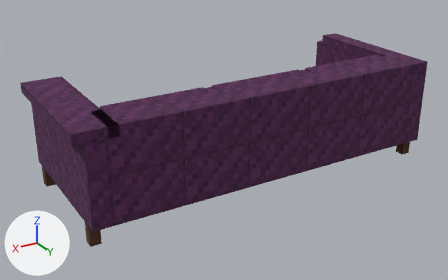
The glTF model art/props-3d/props/blocky/loungeCouchWide_11.glb as it was, and as the next commit left it.
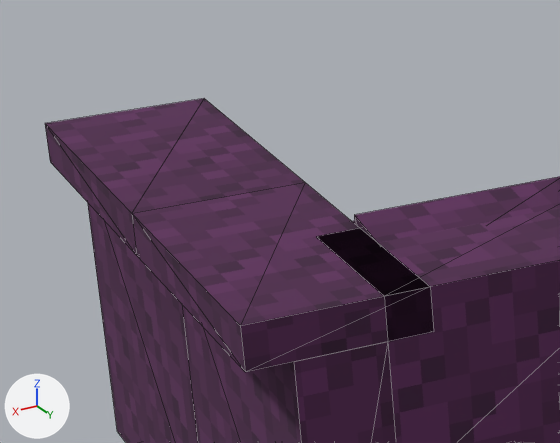
Old and new are each drawn whole from a camera (50 mm lens) standing at (2.03, 3.24, 1.84) and looking at (0.1, 0.02, 0.23) and again close up on the part from 2% to 34% of the width and 18% to 59% of the height. The lights are fixed; the arrows at lower left show +X, +Y and +Z. The first two pictures are the older version. The close-ups show mesh edges as thin lines. Vertices at exactly the same position are counted once.

In view in the first close-up: 'loungeCouchWide_11'.
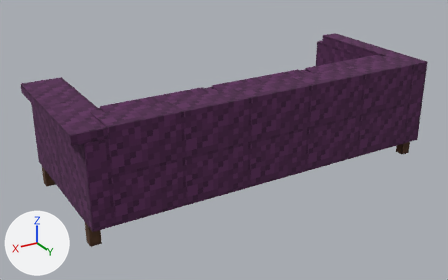
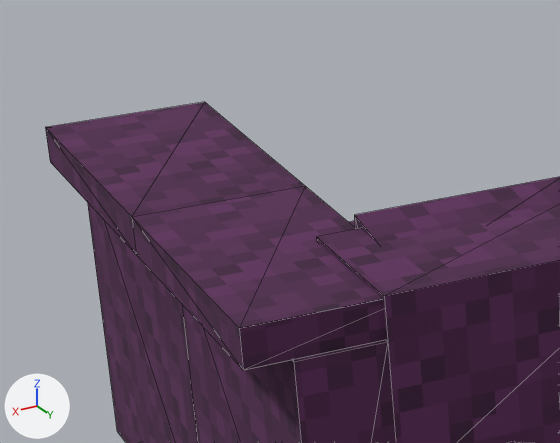
The change in detail:
me_loungecouchwide_11 is used by ob_loungecouchwide_11; location (0.0, 0.0, 0.0).
Verts and faces of me_loungecouchwide_11; kept vertices keep their numbers, new ones are numbered from 242.
Before the commit, vertices of me_loungecouchwide_11: 36 (1.25, 0.03, 0.69) at pixel (131, 213), 37 (1.0, 0.03, 0.69) at pixel (305, 182), 38 (1.25, 0.5, 0.69) at pixel (240, 325), 39 (1.0, 0.5, 0.69) at pixel (430, 286), 42 (1.0, 0.03, 0.62).
Before the commit, vertices of me_loungecouchwide_11: 43 (1.25, 0.03, 0.62) at pixel (136, 255), 44 (1.0, 0.5, 0.62) at pixel (433, 331), 45 (1.25, 0.5, 0.62) at pixel (245, 372).
me_loungecouchwide_11 had 242 vertices, 420 faces and spanned x -1.19..1.25, y -0.5..0.5, z 0.0..0.7.
me_loungecouchwide_11 now has 246 vertices, 420 faces and spans x -1.19..1.25, y -0.5..0.5, z 0.0..0.7.
Part 1, on me_loungecouchwide_11:
Vertices deleted: 39, 45 (with the faces that use them).
Vertex 38 moves to (1.25, 0.49, 0.68), pixel (239, 328).
Vertex 44 moves to (1.0, 0.49, 0.62).
New vertex 242 is at (1.0, 0.49, 0.68).
New vertex 243 is at (1.25, 0.49, 0.62), pixel (243, 370).
New vertex 244 is at (1.0, 0.49, 0.68).
New vertex 245 is at (1.25, 0.49, 0.68), pixel (239, 328).
New vertex 246 is at (1.25, 0.49, 0.62), pixel (243, 370).
New vertex 247 is at (1.0, 0.49, 0.62).
New faces: (37, 38, 242), (43, 44, 243), (36, 43, 243), (36, 243, 38), (37, 242, 42), (42, 242, 44).
New faces: (244, 245, 246), (244, 246, 247).

Where the change shows, as pixel boxes [x1, y1, x2, y2] in the close-ups (560 x 443 px; the box of a moved part takes in the faces that stretch with it):
'loungeCouchWide_11', reshaped
    before: [45, 98, 560, 443]
    after: [45, 102, 560, 443]
part 1 of me_loungecouchwide_11, moved or reshaped
    before: [132, 183, 433, 372]
    after: [132, 186, 386, 370]
